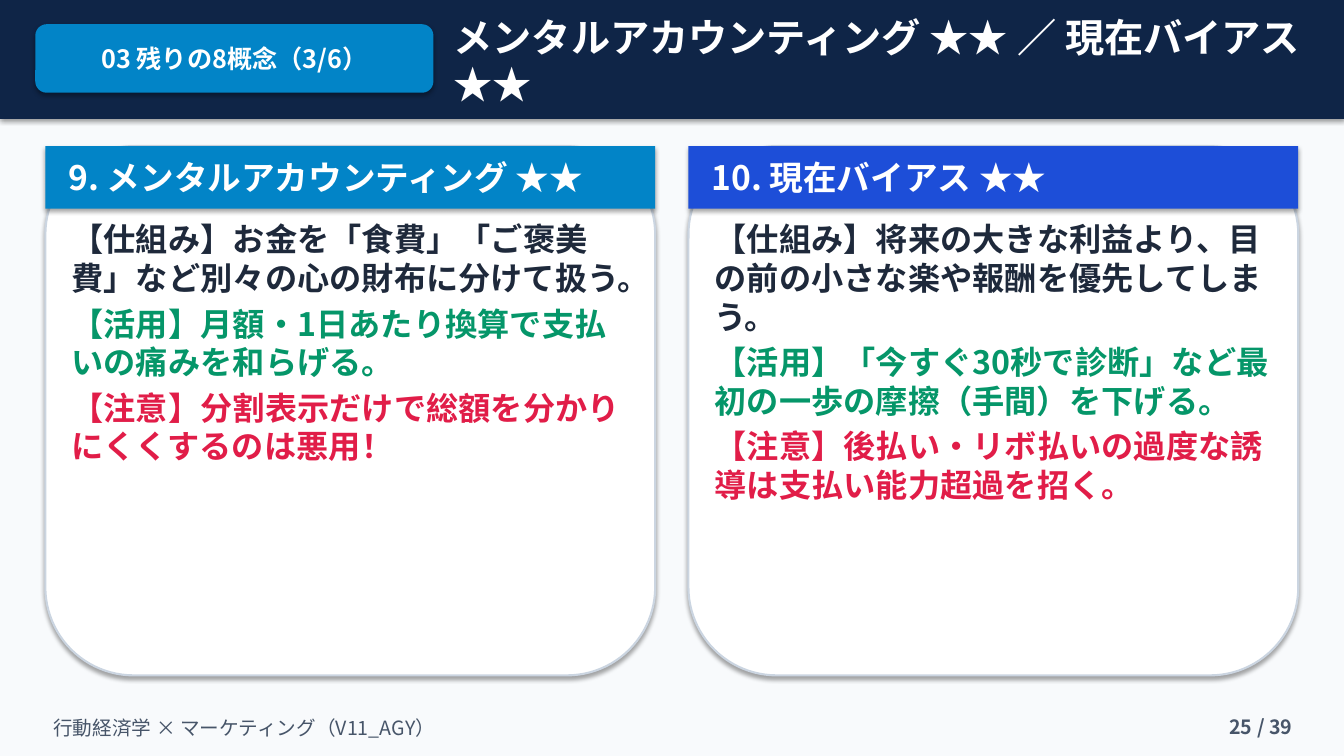
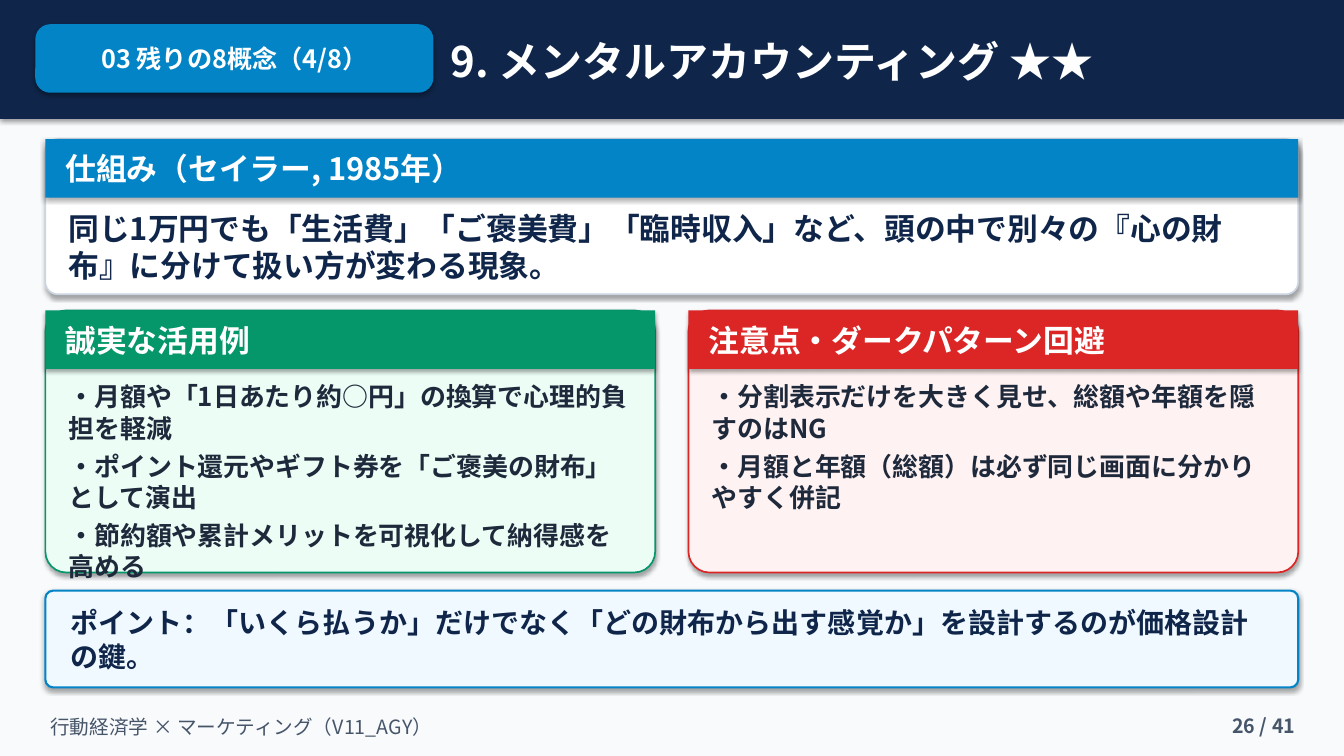
Before and after one commit to kkomatsu81/jns-slide-v11-agy, a slide deck: slide 26 of 融合版_V11_AGY.pptx (slide 25 before the commit). Drawn at 1344x756 pixels with LibreOffice and Linux fonts; fonts in the diff are those of the drawing. Boxes give left, top, right and bottom in pixels: in the first picture for what was removed or moved away, otherwise in the second. Text is boxed around its words. In the diff, an @@ line names an element or a change of style, - is before the commit and + after.

```diff
--- a/融合版_V11_AGY.pptx
+++ b/融合版_V11_AGY.pptx
@@ rectangle at (x1=0, y1=0, x2=1344, y2=119): fill #0F2547 to #0F264A @@
@@ rounded rectangle "03 残りの8概念（4/8）" at (x1=35, y1=24, x2=434, y2=93): proportions changed @@
@@ text in rounded rectangle at (x1=101, y1=46, x2=368, y2=73): text changed @@
-03 残りの8概念（3/6）
+03 残りの8概念（4/8）
@@ text at (x1=451, y1=41, x2=1000, y2=81): text changed; size 28 to 30 pt @@
-メンタルアカウンティング ★★ ／ 現在バイアス ★★
+9. メンタルアカウンティング ★★
@@ rectangle resized from (x1=45, y1=146, x2=655, y2=209) to (x1=45, y1=139, x2=1299, y2=198) @@
@@ rounded rectangle resized from (x1=45, y1=146, x2=655, y2=676) to (x1=45, y1=139, x2=1299, y2=294) @@
@@ rounded rectangle at (x1=45, y1=139, x2=1299, y2=294): outline #CBD5E1 1.5 pt to #CBD5E1 1.2 pt; proportions changed @@
@@ text at (x1=65, y1=153, x2=462, y2=187): text changed; size 24 to 22 pt @@
-9. メンタルアカウンティング ★★
+仕組み（セイラー, 1985年）
@@ text removed at (x1=712, y1=161, x2=972, y2=193) @@
-10. 現在バイアス ★★
@@ text at (x1=68, y1=213, x2=1222, y2=280): text changed; size 23 to 22 pt; text colour #1E293B to #0F264A @@
-【仕組み】お金を「食費」「ご褒美費」など別々の心の財布に分けて扱う。
-【活用】月額・1日あたり換算で支払いの痛みを和らげる。
-【注意】分割表示だけで総額を分かりにくくするのは悪用！
+同じ1万円でも「生活費」「ご褒美費」「臨時収入」など、頭の中で別々の『心の財布』に分けて扱い方が変わる現象。
@@ rectangle resized from (x1=689, y1=146, x2=1299, y2=209) to (x1=45, y1=311, x2=655, y2=369) @@
@@ rectangle at (x1=45, y1=311, x2=655, y2=369): fill #1D4ED8 to #059669 @@
@@ rounded rectangle resized from (x1=689, y1=146, x2=1299, y2=676) to (x1=45, y1=311, x2=655, y2=573) @@
@@ rounded rectangle at (x1=45, y1=311, x2=655, y2=573): fill #FFFFFF to #ECFDF5; outline #CBD5E1 1.5 pt to #059669 1.2 pt; proportions changed @@
@@ text added at (x1=66, y1=325, x2=250, y2=355), 22 pt, text #FFFFFF, bold @@
+誠実な活用例
@@ rounded rectangle added at (x1=689, y1=311, x2=1299, y2=573), fill #FEF2F2, outline #DC2626 1.2 pt @@
@@ rectangle added at (x1=689, y1=311, x2=1299, y2=369), fill #DC2626 @@
@@ text added at (x1=709, y1=325, x2=1106, y2=355), 22 pt, text #FFFFFF, bold @@
+注意点・ダークパターン回避
@@ text at (x1=69, y1=384, x2=628, y2=579): text changed; size 23 to 18.5 pt @@
-【仕組み】将来の大きな利益より、目の前の小さな楽や報酬を優先してしまう。
-【活用】「今すぐ30秒で診断」など最初の一歩の摩擦（手間）を下げる。
-【注意】後払い・リボ払いの過度な誘導は支払い能力超過を招く。
+・月額や「1日あたり約○円」の換算で心理的負担を軽減
+・ポイント還元やギフト券を「ご褒美の財布」として演出
+・節約額や累計メリットを可視化して納得感を高める
@@ text added at (x1=712, y1=384, x2=1255, y2=510), 18.5 pt, text #1E293B, bold @@
+・分割表示だけを大きく見せ、総額や年額を隠すのはNG
+・月額と年額（総額）は必ず同じ画面に分かりやすく併記
@@ rounded rectangle added at (x1=45, y1=591, x2=1299, y2=688), fill #F0F9FF, outline #0284C7 1.5 pt @@
@@ text added at (x1=71, y1=608, x2=1249, y2=670), 20 pt, text #0F264A, bold @@
+ポイント：「いくら払うか」だけでなく「どの財布から出す感覚か」を設計するのが価格設計の鍵。
@@ text at (x1=1232, y1=718, x2=1295, y2=733): text changed @@
-25 / 39
+26 / 41
```
Also in this commit, not shown: 37 other slides changed, 2 slides added.
